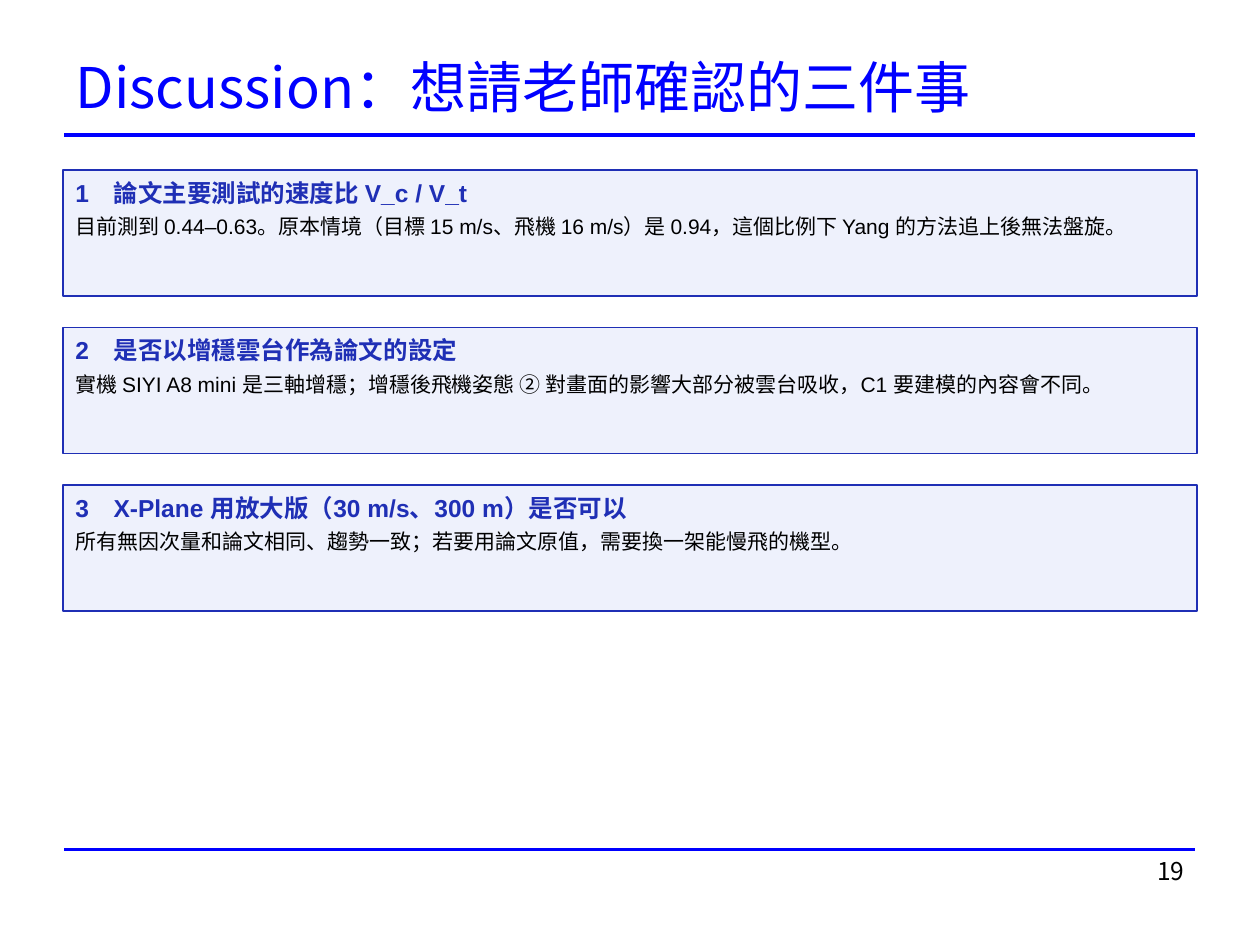
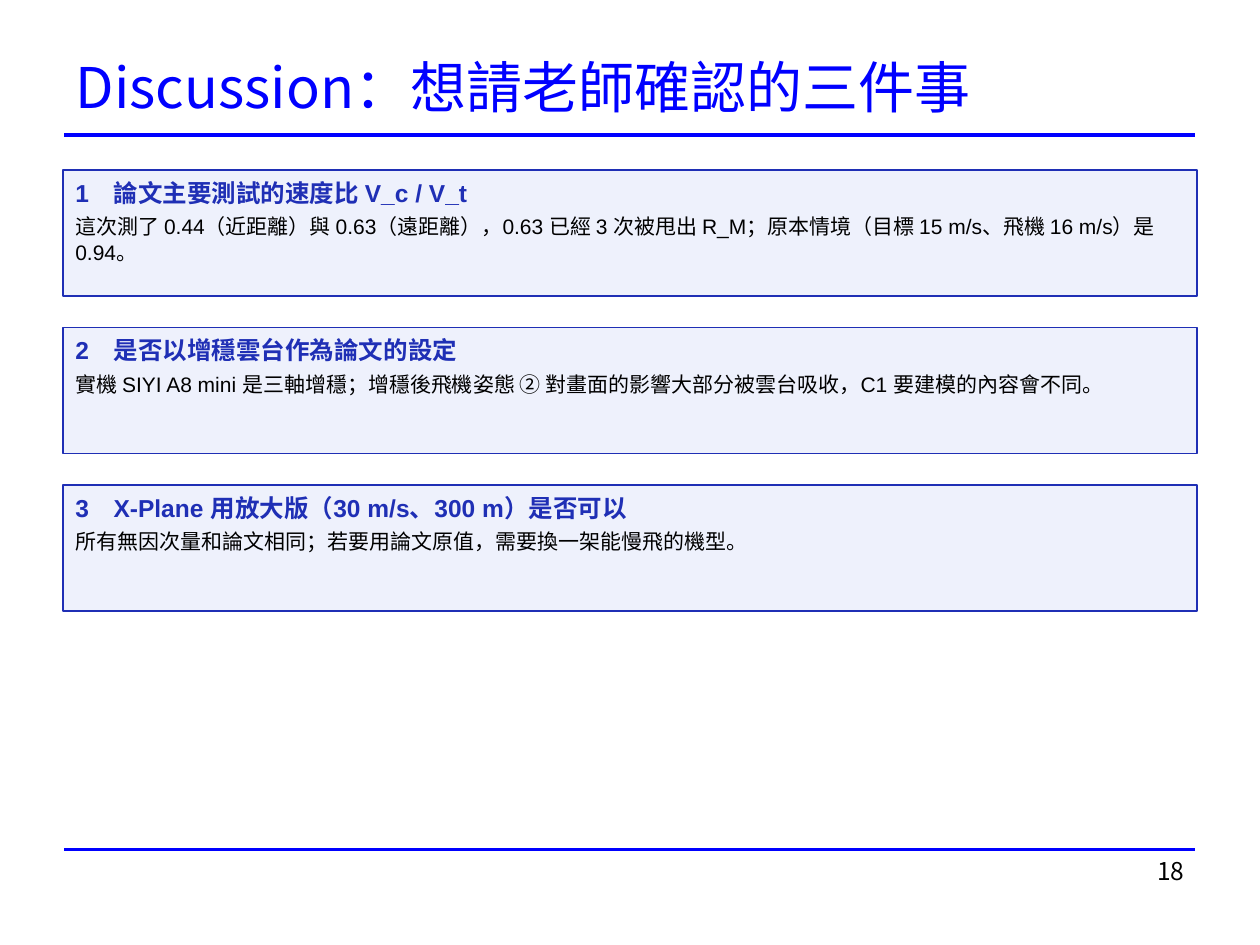
Before and after one commit to rossi1122/hsiang_thesis_simulation, a slide deck: slide 18 of docs/presentations/20261118_Phase2_進度報告.pptx (slide 19 before the commit). Drawn at 1260x945 pixels with LibreOffice and Linux fonts; fonts in the diff are those of the drawing. Boxes give left, top, right and bottom in pixels: in the first picture for what was removed or moved away, otherwise in the second. Text is boxed around its words. In the diff, an @@ line names an element or a change of style, - is before the commit and + after.

```diff
--- a/docs/presentations/20261118_Phase2_進度報告.pptx
+++ b/docs/presentations/20261118_Phase2_進度報告.pptx
@@ text in rectangle at bbox=[75, 216, 1155, 262]: text changed @@
-目前測到 0.44–0.63。原本情境（目標 15 m/s、飛機 16 m/s）是 0.94，這個比例下 Yang 的方法追上後無法盤旋。
+這次測了 0.44（近距離）與 0.63（遠距離），0.63 已經 3 次被甩出 R_M；原本情境（目標 15 m/s、飛機 16 m/s）是 0.94。
@@ text in rectangle at bbox=[75, 531, 747, 552]: text changed @@
-所有無因次量和論文相同、趨勢一致；若要用論文原值，需要換一架能慢飛的機型。
+所有無因次量和論文相同；若要用論文原值，需要換一架能慢飛的機型。
@@ page number at bbox=[1157, 862, 1184, 881]: text changed @@
-19
+18
```
Also in this commit, not shown: 14 other slides changed, 1 slide removed.
